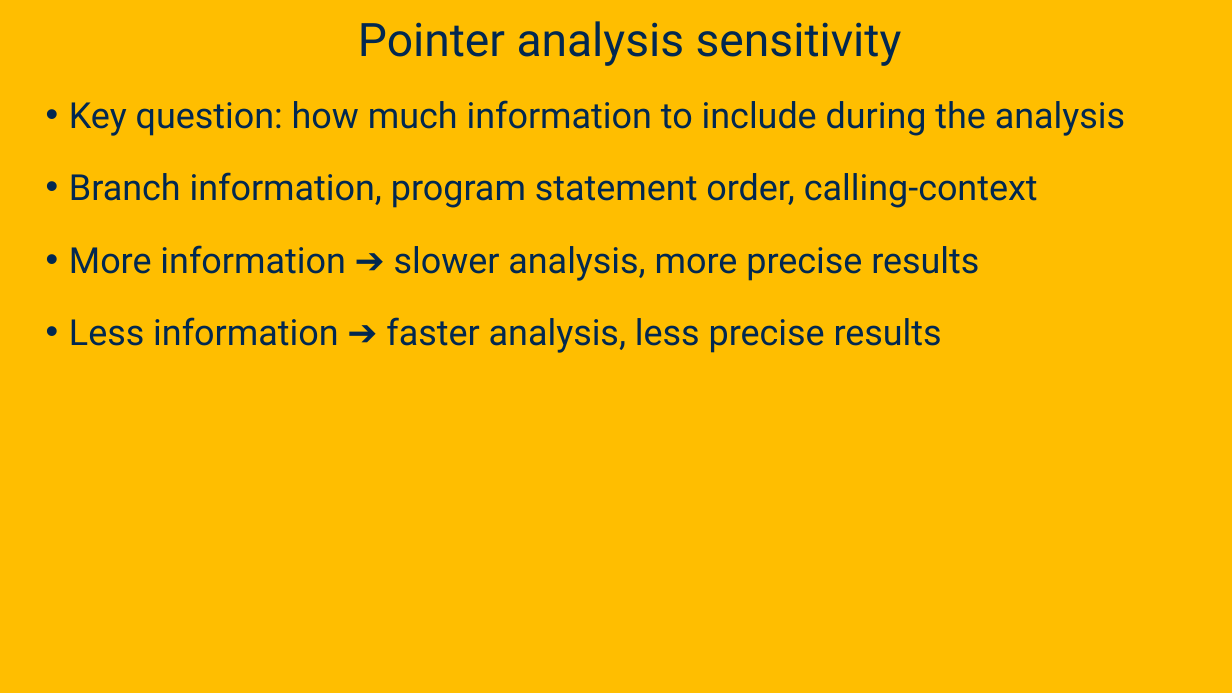
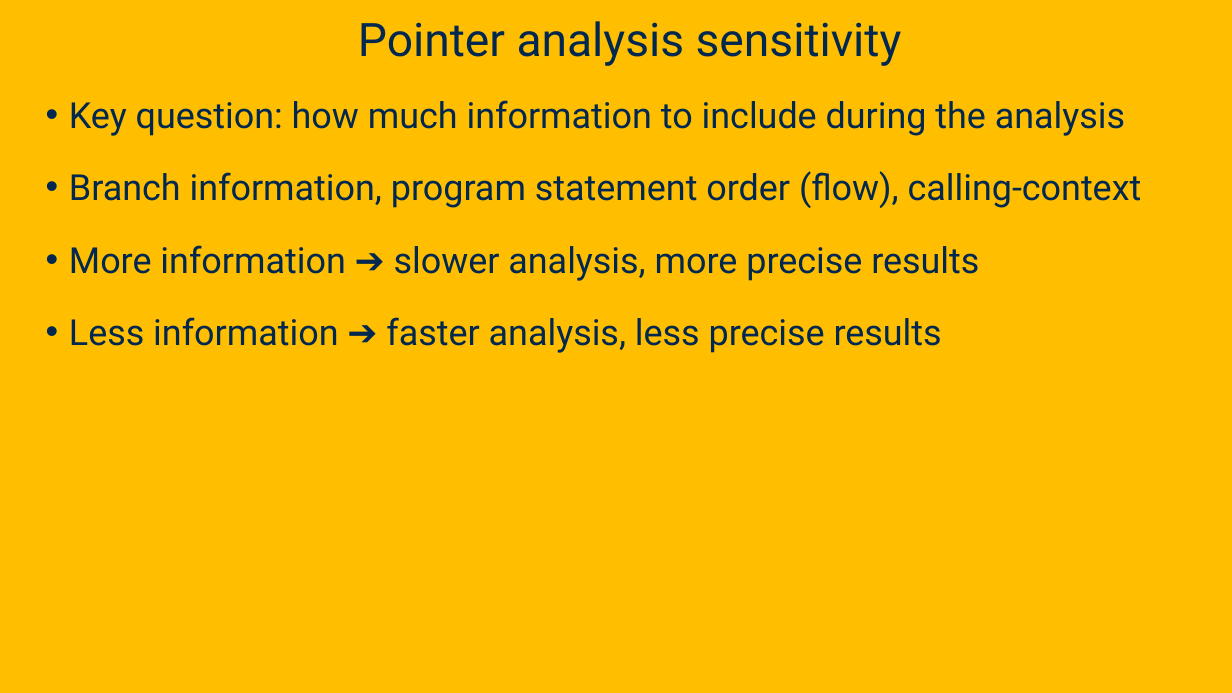
Before and after one commit to davsec-teaching/ECS289C-Spring2025, a slide deck: slide 58 of slides/4_pointer_analysis.pptx (slide 53 before the commit). Drawn at 1232x693 pixels with LibreOffice and Linux fonts; fonts in the diff are those of the drawing; background and template pictures are left out. Boxes give left, top, right and bottom in pixels: in the first picture for what was removed or moved away, otherwise in the second. Text is boxed around its words. In the diff, an @@ line names an element or a change of style, - is before the commit and + after.

```diff
--- a/slides/4_pointer_analysis.pptx
+++ b/slides/4_pointer_analysis.pptx
@@ text at [69, 171, 1142, 208]: text changed @@
-• Branch information, program statement order, calling-context
+• Branch information, program statement order (flow), calling-context
```
Also in this commit, not shown: 30 other slides changed, 9 slides added.
